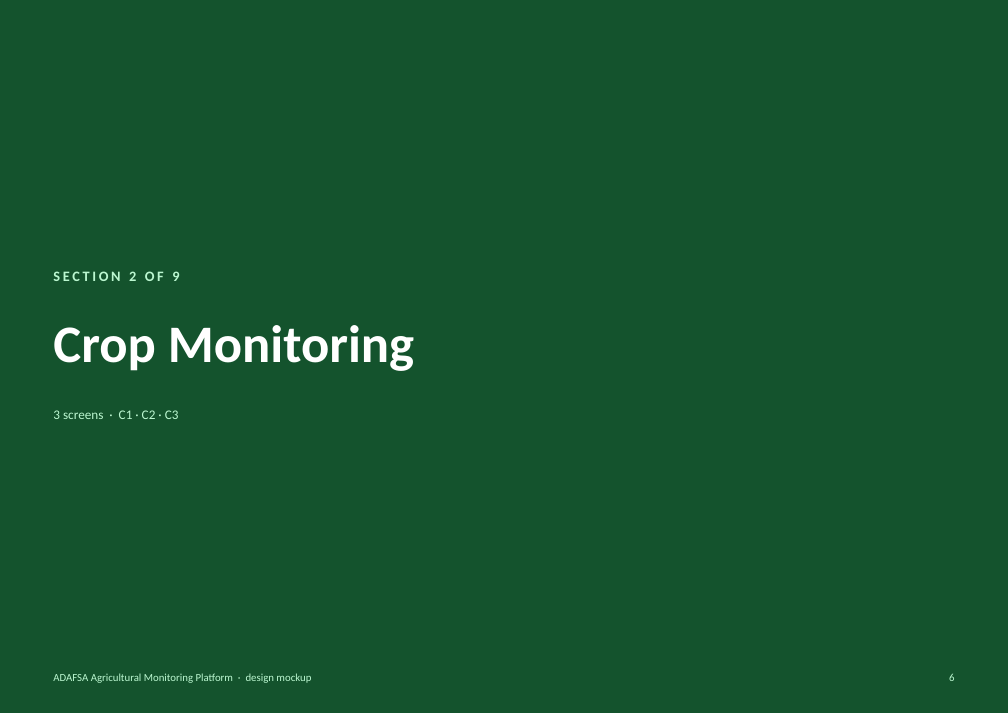
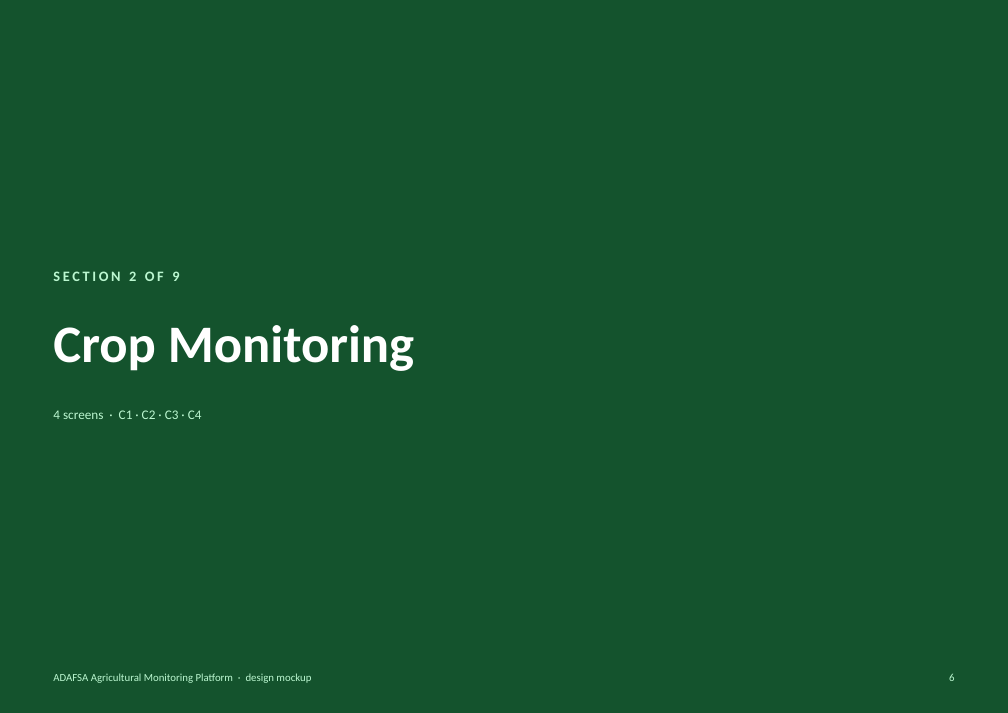
Before and after one commit to romainbigare/adafsa-mockup, a slide deck: slide 6 of docs/ADAFSA_Platform_Screens.pptx. Drawn at 1008x713 pixels with LibreOffice and Linux fonts; fonts in the diff are those of the drawing. Boxes give left, top, right and bottom in pixels: in the first picture for what was removed or moved away, otherwise in the second. Text is boxed around its words. In the diff, an @@ line names an element or a change of style, - is before the commit and + after.

```diff
--- a/docs/ADAFSA_Platform_Screens.pptx
+++ b/docs/ADAFSA_Platform_Screens.pptx
@@ text at (53,410,202,419): text changed @@
-3 screens · C1 · C2 · C3
+4 screens · C1 · C2 · C3 · C4
```
Also in this commit, not shown: 28 other slides changed, 1 slide added, 40 other files.
